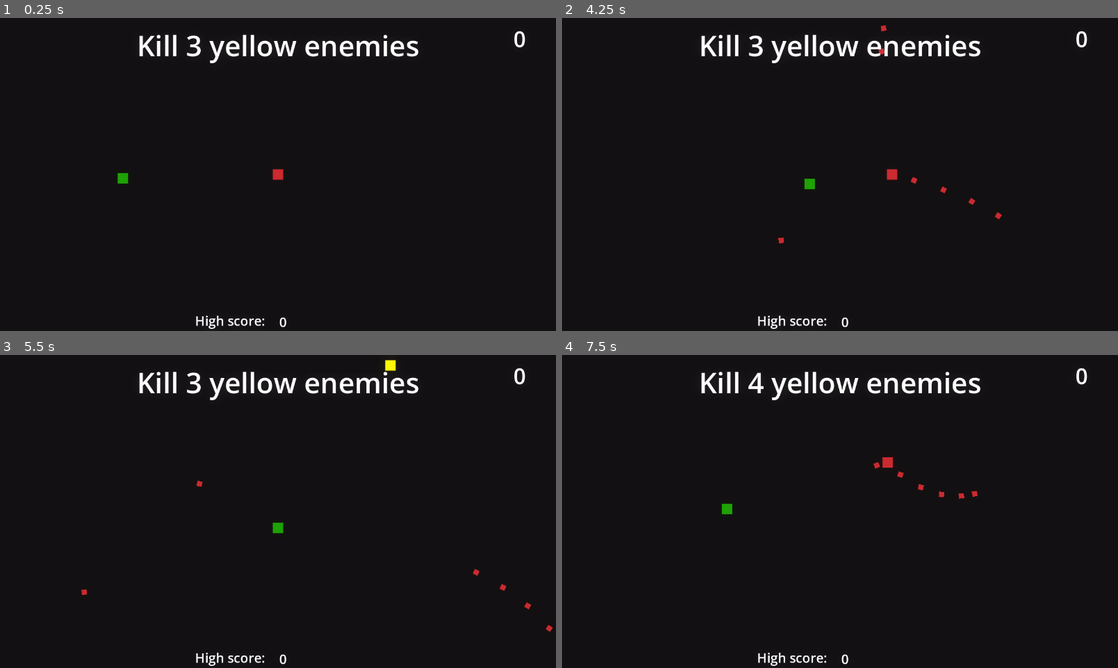
Above: before the commit, frames 1-4 (two rows, left to right).
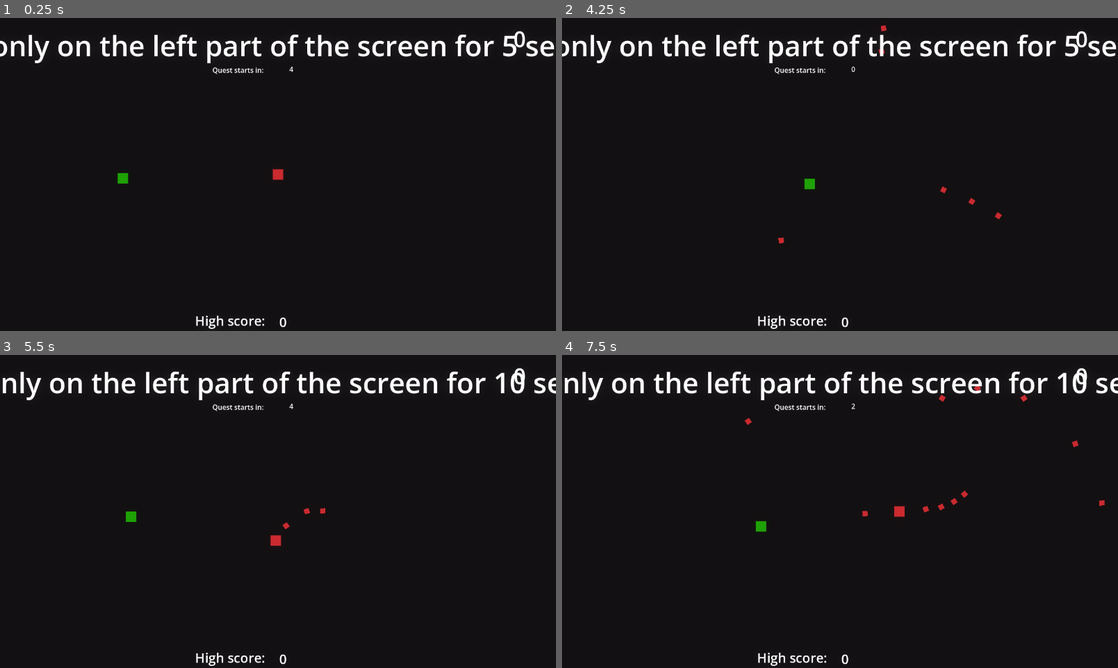
Above: after the commit, the same moments.

Repository: DiScarlet/ShootEm
Game: Godot game, scene res://scenes/arena.tscn
Two runs of this game, one before a commit and one after it. Both use one fixed random seed, a clock stepped at 60 frames per second and the inputs below.
Inputs (mouse positions are in pixels of both pictures, inside the frame that each line leads up to):
- Up to frame 1 (0.25 s): no input
- Up to frame 2 (4.25 s): tap Enter at 0.5 s; move the mouse to (962, 158) at 0.52 s; press the mouse at (962, 158) at 0.53 s; hold D (move_right) 0.53-1.28 s; move the mouse to (728, 190) at 1.27 s; release the mouse at (728, 190) at 1.28 s; hold S (move_down) 1.28-2.03 s; click (728, 190) at 1.35 s; move the mouse to (895, 105) at 2.02 s; press the mouse at (895, 105) at 2.03 s; hold D (move_right) 2.03-2.78 s; move the mouse to (812, 237) at 2.77 s; release the mouse at (812, 237) at 2.78 s; hold W (move_up) 2.78-3.53 s; click (812, 237) at 2.85 s; move the mouse to (1006, 221) at 3.52 s; press the mouse at (1006, 221) at 3.53 s; hold A (move_left) from 3.53 s (still down)
- Up to frame 3 (5.5 s): move the mouse to (111, 464) at 4.27 s; release the mouse at (111, 464) at 4.28 s; click (111, 464) at 4.35 s; move the mouse to (305, 511) at 5.02 s; release A (move_left) at 5.03 s; press the mouse at (305, 511) at 5.03 s; hold S (move_down) from 5.03 s (still down)
- Up to frame 4 (7.5 s): move the mouse to (756, 433) at 5.77 s; release S (move_down) at 5.78 s; release the mouse at (756, 433) at 5.78 s; hold D (move_right) 5.78-6.53 s; click (756, 433) at 5.85 s; move the mouse to (962, 495) at 6.52 s; press the mouse at (962, 495) at 6.53 s; hold W (move_up) 6.53-7.28 s; move the mouse to (728, 527) at 7.27 s; release the mouse at (728, 527) at 7.28 s; hold D (move_right) from 7.28 s (still down); click (728, 527) at 7.35 s

The runs differ from the first frame. In frame 1, 3.1% of the frame differs, in the area x 0-100%, y 5-18%; in frame 2, 3.2%; in frame 3, 3.5%; in frame 4, 3.6%, in the area x 0-100%, y 5-57%.

Commit message:
Added the first part of location_play quest

Diff:
--- a/project.godot
+++ b/project.godot
@@ -17,6 +17,7 @@
 [autoload]
 
 GameManager="*uid://bd675xj68twxw"
+QuestTemplates="*uid://b7lkbp80tdc10"
 QuestManager="*uid://cavm72b8ptgj6"
 
 [display]
--- a/scenes/arena.tscn
+++ b/scenes/arena.tscn
@@ -11,6 +11,7 @@
 [ext_resource type="PackedScene" uid="uid://c7fd16v1dsogf" path="res://scenes/powerups/power_up.tscn" id="5_41jku"]
 [ext_resource type="PackedScene" uid="uid://cggixvs17i0el" path="res://scenes/powerups/power_up_damage.tscn" id="6_41jku"]
 [ext_resource type="Script" uid="uid://bi7yxc83hanjg" path="res://scripts/quests/quest_label.gd" id="10_k1k1x"]
+[ext_resource type="Script" uid="uid://djst5gdekcofa" path="res://scripts/quests/Additional_UI/grace_start_timer.gd" id="11_ajq0i"]
 
 [sub_resource type="Environment" id="Environment_wl4x5"]
 background_mode = 3
@@ -114,15 +115,48 @@
 anchor_top = 0.5
 anchor_right = 0.5
 anchor_bottom = 0.5
-offset_left = -20.0
-offset_top = -11.5
-offset_right = 20.0
-offset_bottom = 11.5
+offset_left = -615.0
+offset_top = -45.0
+offset_right = 629.0
+offset_bottom = 45.0
 grow_horizontal = 2
 grow_vertical = 2
 theme_override_font_sizes/font_size = 65
 text = "Quest text here"
 script = ExtResource("10_k1k1x")
+
+[node name="StartsInLabel" type="Label" parent="UI/QuestControl" unique_id=1587331598]
+layout_mode = 1
+anchors_preset = 7
+anchor_left = 0.5
+anchor_top = 1.0
+anchor_right = 0.5
+anchor_bottom = 1.0
+offset_left = -151.0
+offset_top = -17.0
+offset_right = -33.0
+offset_bottom = 6.0
+grow_horizontal = 2
+grow_vertical = 0
+text = "Quest starts in:"
+
+[node name="StartTimeLabel" type="Label" parent="UI/QuestControl" unique_id=631586695]
+layout_mode = 1
+anchors_preset = 7
+anchor_left = 0.5
+anchor_top = 1.0
+anchor_right = 0.5
+anchor_bottom = 1.0
+offset_left = 26.0
+offset_top = -19.0
+offset_right = 66.0
+offset_bottom = 4.0
+grow_horizontal = 2
+grow_vertical = 0
+text = "0"
+
+[node name="GraceStartTimer" type="Timer" parent="UI/QuestControl" unique_id=253949746]
+script = ExtResource("11_ajq0i")
 
 [node name="Camera2D" type="Camera2D" parent="." unique_id=885219624]
 position = Vector2(640, 360)
--- a/scripts/player.gd
+++ b/scripts/player.gd
@@ -26,6 +26,7 @@
 #system overrides
 func _ready() -> void:
 	GameManager.player = self
+	GameManager.player_ready.emit()
 
 func _exit_tree() -> void:
 	GameManager.player = null
@@ -51,6 +52,16 @@
 	timer_reload.start()
 	can_shoot = false
 
+func die():
+	is_dead = true
+	visible = false
+
+	save_highscore()
+	GameManager.save_game()
+	GameManager.reset_level.emit()
+	await(get_tree().create_timer(RESPAWN_TIME).timeout)
+
+	get_tree().reload_current_scene()
 
 #event functions
 func _on_timer_reload_timeout() -> void:
@@ -59,14 +70,7 @@
 
 func _on_hitbox_area_entered(area: Area2D) -> void:
 	if area.is_in_group("Enemy"):
-		is_dead = true
-		visible = false
-
-		save_highscore()
-		GameManager.save_game()
-		await(get_tree().create_timer(RESPAWN_TIME).timeout)
-
-		get_tree().reload_current_scene()
+		die()
 
 func _on_timer_power_up_timeout() -> void:
 	if powerup_array.find("PowerUpReload") != null:
@@ -80,3 +84,10 @@
 func save_highscore():
 	if GameManager.high_score < GameManager.points:
 			GameManager.high_score = GameManager.points
+
+#quest functions
+func get_current_side():
+	if position.x < GameManager.WINDOW_SIZE.x / 2:
+		return "left"
+	else:
+		return "right"
--- /dev/null
+++ b/scripts/quests/Additional_UI/grace_start_timer.gd
@@ -0,0 +1,39 @@
+extends Timer
+
+#VARS
+#consts
+const GRACE_TIME = 4
+#locals
+var time_left_counter := GRACE_TIME
+#Godot elements
+@onready var start_time_label: Label = $"../StartTimeLabel"
+
+#FUNCS
+#system overrides
+func _ready() -> void:
+	QuestManager.start_grace_timer.connect(start_countdown)
+	timeout.connect(_on_timeout)
+
+#action functions
+func start_countdown():
+	if not is_stopped():
+		return
+
+	time_left_counter = GRACE_TIME
+	wait_time = 1.0
+	one_shot = false
+
+	start_time_label.text = str(GRACE_TIME)
+	start()
+
+#event functions
+func _on_timeout():
+	print("In _on_timeout, time_left_counter: " + str(time_left_counter))
+	time_left_counter -= 1
+	start_time_label.text = str(time_left_counter)
+
+	if time_left_counter <= 0:
+		print("In time_left_counter <= 0")
+		stop()
+		start_time_label.text = "0"
+		QuestManager.grace_timer_finished.emit()
--- a/scripts/quests/QuestManager.gd
+++ b/scripts/quests/QuestManager.gd
@@ -3,6 +3,8 @@
 #SINALS
 signal enemy_killed(color:String)
 signal update_quest_label(new_text: String)
+signal start_grace_timer
+signal grace_timer_finished
 
 #VARS
 #consts
@@ -10,88 +12,22 @@
 const MAX_ENEMIES_TO_KILL = 10
 const MIN_TIME = 5
 #locals
+var player
+var quest_templates = QuestTemplates.quest_templates
 var current_template = "kill_enemy"
+var is_process_active = false
 	#to do for a quest
 var enemies_to_kill = 2
 var powerups_to_collect = 1
 var target_color = "green"
 var time_limit = 25
+var quest_duration = 0
+var side_to_stay = "right"
 	#done for a quest
 var enemies_killed = 0
 #lists/dicts
 var enemy_colors = ["green", "blue", "yellow"]
 var screen_sides = ["right", "left"]
-var quest_templates = {
-	"kill_enemy": {
-		"type": "kill",
-		"text": "Kill {count} {color} enemies"
-	},
-
-	"avoid_kill": {
-		"type": "future",
-		"text": "Avoid killing {color} enemies while completing the next task"
-	},
-
-	"location_play": {
-		"type": "location",
-		"text": "Play only on the {side} part of the screen"
-	},
-
-	"timed_no_kill": {
-		"type": "timed",
-		"text": "Do not kill any enemies for {time} seconds"
-	},
-
-	"timed_only_kill": {
-		"type": "timed",
-		"text": "Kill only {color} enemies for {time} seconds"
-	},
-
-	"powerup_collect": {
-		"type": "powerup",
-		"text": "Collect {count} powerups"
-	},
-
-	"powerup_skip": {
-		"type": "powerup",
-		"text": "Skip collecting the next powerup"
-	},
-
-	"combo_kill": {
-		"type": "skill",
-		"text": "Kill {count} enemies in a row without missing"
-	},
-
-	"multi_kill": {
-		"type": "skill",
-		"text": "Kill {count} enemies within {time} seconds"
-	},
-
-	"no_move_kill": {
-		"type": "skill",
-		"text": "Kill {count} enemies without moving"
-	},
-
-	"accuracy": {
-		"type": "skill",
-		"text": "Miss no shots for {time} seconds"
-	},
-
-	"cursor_hold": {
-		"type": "cursor",
-		"text": "Do not move the cursor for {time} seconds"
-	},
-
-	"center_only": {
-		"type": "movement",
-		"text": "Stay near the center of the screen for {time} seconds"
-	},
-
-	"border_only": {
-		"type": "movement",
-		"text": "Stay near the borders of the screen for {time} seconds"
-	}
-}
 
 #FUNCS
 #system overrides
@@ -100,13 +36,27 @@
 	enemy_killed.connect(on_enemy_killed)
 	GameManager.reset_level.connect(reset_difficulty)
 
+func _process(_delta: float) -> void:
+	if is_process_active:
+
+		if current_template == "location_play":
+			check_side()
+
 #action functions
 func generate_random_quest():
+	if GameManager.player == null:
+		player = await GameManager.player_ready
+	else:
+		player = GameManager.player
+
 	enemies_killed = 0
 	#HRDCODED FOR TESTING replace with current_template = quest_templates.keys().pick_random()
-	current_template = "kill_enemy"
+	current_template = "location_play"
 	GameManager.quest_type = current_template
 	var template = quest_templates[current_template]
+
+	if current_template == "location_play":
+		start_location_quest()
 
 	populate_quest_vars()
 	update_quest_text()
@@ -115,12 +65,19 @@
 	print("quest completed!")
 	generate_random_quest()
 
+func fail_quest():
+	print("quest failed, you bastard! - in James May's voice")
+	player.die()
+
+	is_process_active = false
+	set_process(false)
+
 func reset_difficulty():
-	var enemies_to_kill = 2
-	var powerups_to_collect = 1
-	var target_color = "green"
-	var time_limit = 25
-	var enemies_killed = 0
+	enemies_to_kill = 2
+	powerups_to_collect = 1
+	target_color = "green"
+	time_limit = 25
+	enemies_killed = 0
 
 #helper functions
 func populate_quest_vars():
@@ -130,13 +87,35 @@
 		if enemies_to_kill <= MAX_ENEMIES_TO_KILL:
 			enemies_to_kill += 1
 
+	if current_template == "location_play":
+		side_to_stay = screen_sides.pick_random()
+		quest_duration += 5
+
 func update_quest_text():
 	var quest_text = quest_templates[current_template]["text"]
 
-	quest_text = quest_text.replace("{count}", str(enemies_to_kill))
-	quest_text = quest_text.replace("{color}", target_color)
+	if current_template == "kill_enemy":
+		quest_text = quest_text.replace("{count}", str(enemies_to_kill))
+		quest_text = quest_text.replace("{color}", target_color)
+	if current_template == "location_play":
+		quest_text = quest_text.replace("{side}", side_to_stay)
+		quest_text = quest_text.replace("{time}", str(quest_duration))
 
 	update_quest_label.emit(quest_text)
+
+
+#quest-specific start functions
+func start_location_quest():
+	print("Starting grace timer")
+	start_grace_timer.emit()
+	await grace_timer_finished
+	is_process_active = true
+	set_process(true)
+
+#quest-specific helper functions
+func check_side():
+	if player.get_current_side() != side_to_stay:
+		fail_quest()
 
 #player events functions
 func on_enemy_killed(color):
--- /dev/null
+++ b/scripts/quests/QuestTemplates.gd
@@ -0,0 +1,73 @@
+extends Node
+
+var quest_templates = {
+	"kill_enemy": {
+		"type": "kill",
+		"text": "Kill {count} {color} enemies"
+	},
+
+	"avoid_kill": {
+		"type": "future",
+		"text": "Avoid killing {color} enemies while completing the next task"
+	},
+
+	"location_play": {
+		"type": "location",
+		"text": "Play only on the {side} part of the screen for {time} seconds"
+	},
+
+	"timed_no_kill": {
+		"type": "timed",
+		"text": "Do not kill any enemies for {time} seconds"
+	},
+
+	"timed_only_kill": {
+		"type": "timed",
+		"text": "Kill only {color} enemies for {time} seconds"
+	},
+
+	"powerup_collect": {
+		"type": "powerup",
+		"text": "Collect {count} powerups"
+	},
+
+	"powerup_skip": {
+		"type": "powerup",
+		"text": "Skip collecting the next powerup"
+	},
+
+	"combo_kill": {
+		"type": "skill",
+		"text": "Kill {count} enemies in a row without missing"
+	},
+
+	"multi_kill": {
+		"type": "skill",
+		"text": "Kill {count} enemies within {time} seconds"
+	},
+
+	"no_move_kill": {
+		"type": "skill",
+		"text": "Kill {count} enemies without moving"
+	},
+
+	"accuracy": {
+		"type": "skill",
+		"text": "Miss no shots for {time} seconds"
+	},
+
+	"cursor_hold": {
+		"type": "cursor",
+		"text": "Do not move the cursor for {time} seconds"
+	},
+
+	"center_only": {
+		"type": "movement",
+		"text": "Stay near the center of the screen for {time} seconds"
+	},
+
+	"border_only": {
+		"type": "movement",
+		"text": "Stay near the borders of the screen for {time} seconds"
+	}
+}
--- a/scripts/singletons/GameManager.gd
+++ b/scripts/singletons/GameManager.gd
@@ -3,6 +3,7 @@
 #SIGNALS
 signal start_quest
 signal reset_level
+signal player_ready
 
 #VARS
 #consts
Not shown, added: scripts/quests/Additional_UI/grace_start_timer.gd.uid
Not shown, added: scripts/quests/QuestTemplates.gd.uid
